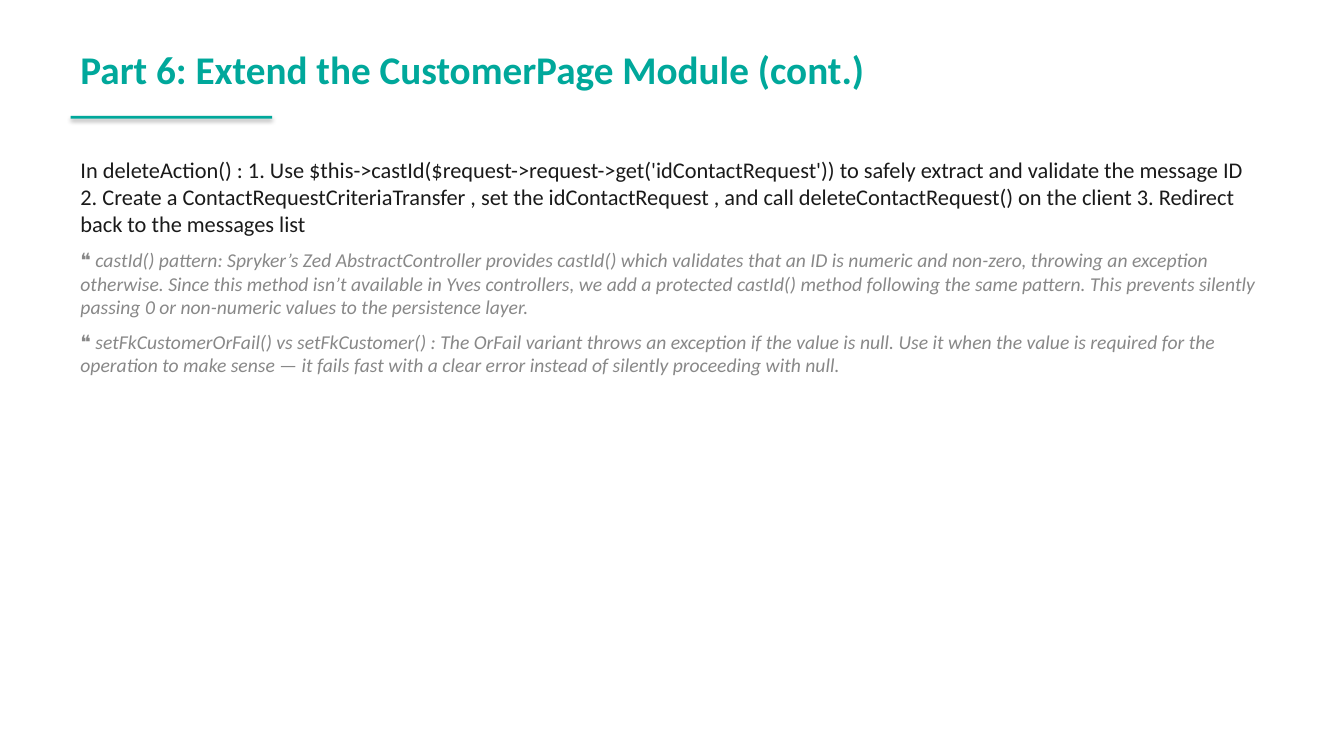
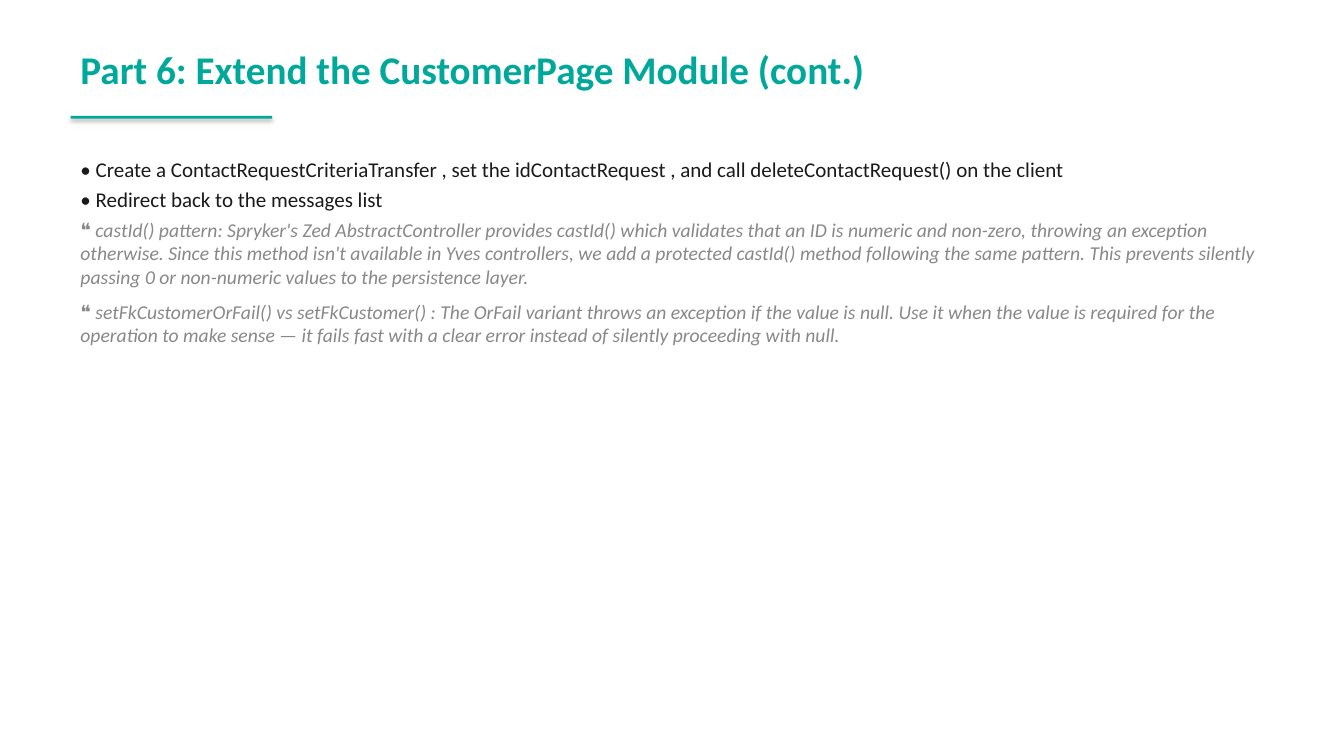
Before and after one commit to spryker-academy/instructor-exercises, a slide deck: slide 183 of guides-pptx/spryker-academy-fundamental.pptx (slide 162 before the commit). Drawn at 1344x756 pixels with LibreOffice and Linux fonts; fonts in the diff are those of the drawing. Boxes give left, top, right and bottom in pixels: in the first picture for what was removed or moved away, otherwise in the second. Text is boxed around its words. In the diff, an @@ line names an element or a change of style, - is before the commit and + after.

```diff
--- a/guides-pptx/spryker-academy-fundamental.pptx
+++ b/guides-pptx/spryker-academy-fundamental.pptx
@@ text at (80,162,1255,287): text changed @@
-In deleteAction() : 1. Use $this->castId($request->request->get('idContactRequest')) to safely extract and validate the message ID 2. Create a ContactRequestCriteriaTransfer , set the idContactRequest , and call deleteContactRequest() on the client 3. Redirect back to the messages list
-❝ castId() pattern: Spryker’s Zed AbstractController provides castId() which validates that an ID is numeric and non-zero, throwing an exception otherwise. Since this method isn’t available in Yves controllers, we add a protected castId() method following the same pattern. This prevents silently passing 0 or non-numeric values to the persistence layer.
+• Create a ContactRequestCriteriaTransfer , set the idContactRequest , and call deleteContactRequest() on the client
+• Redirect back to the messages list
+❝ castId() pattern: Spryker's Zed AbstractController provides castId() which validates that an ID is numeric and non-zero, throwing an exception otherwise. Since this method isn't available in Yves controllers, we add a protected castId() method following the same pattern. This prevents silently passing 0 or non-numeric values to the persistence layer.
```
Also in this commit, not shown: 23 other slides changed, 22 slides added, 11 other files.
